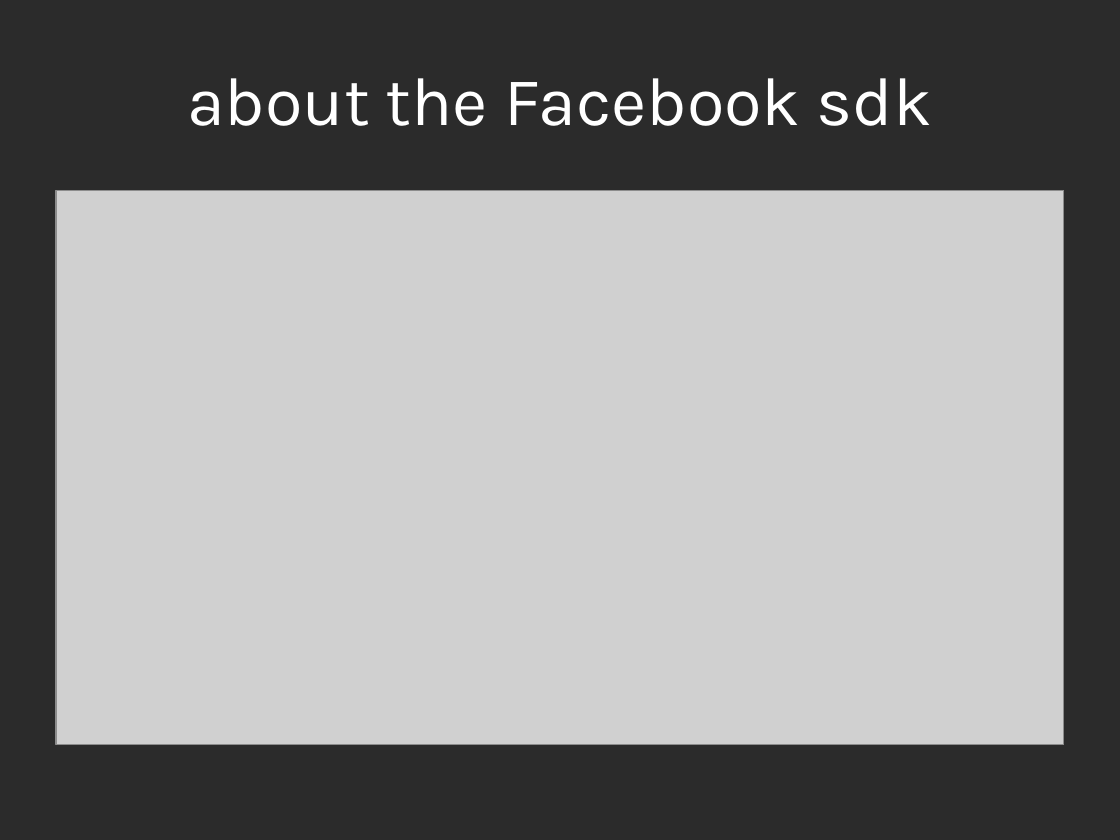
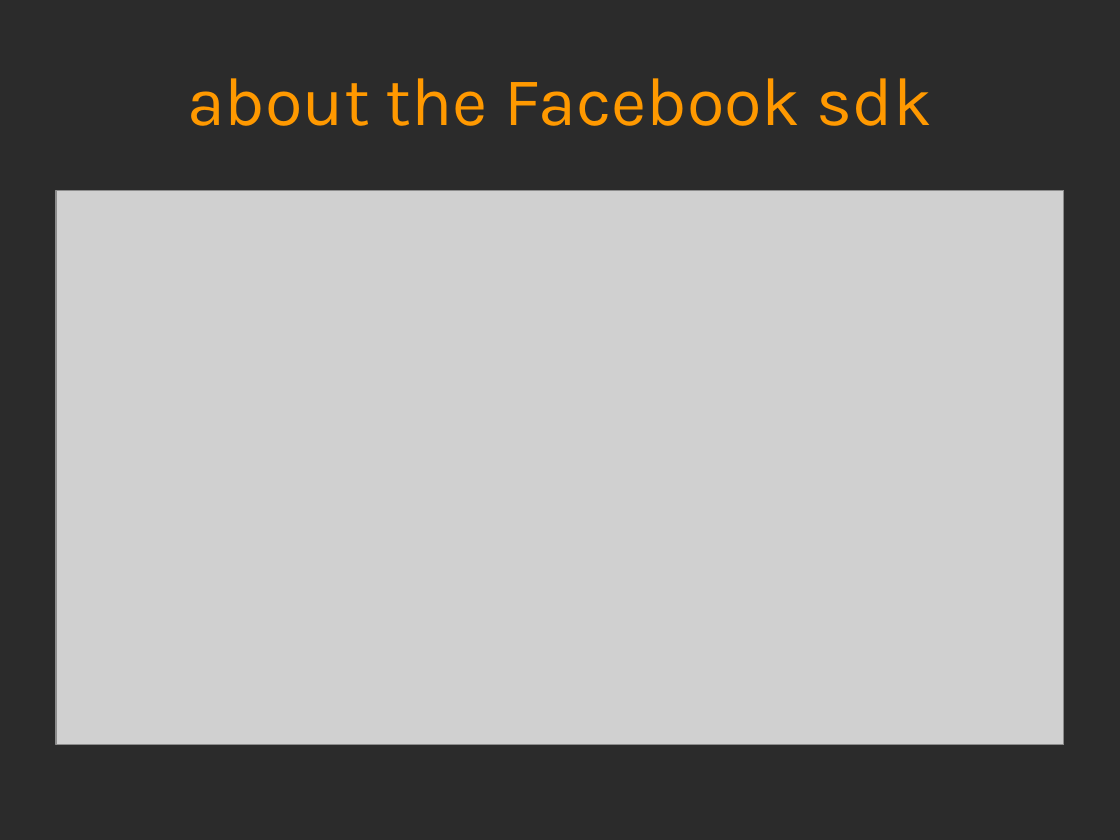
Before and after one commit to charlesmadere/Jiminy-Cricket, a slide deck: slide 3 of documents/Prototype Presentation.ppt. Drawn at 1120x840 pixels with LibreOffice and Linux fonts; fonts in the diff are those of the drawing; grey boxes stand for pictures; background and template pictures are left out; a plain dark background stands for a picture behind light text. Boxes give left, top, right and bottom in pixels: in the first picture for what was removed or moved away, otherwise in the second. Text is boxed around its words. In the diff, an @@ line names an element or a change of style, - is before the commit and + after.

```diff
--- a/documents/Prototype Presentation.ppt
+++ b/documents/Prototype Presentation.ppt
@@ title "about the Facebook sdk" at [187,78,932,126]: text colour #FFFFFF to #FF9900 @@
```
Also in this commit, not shown: 2 slides added, 1 slide removed.
